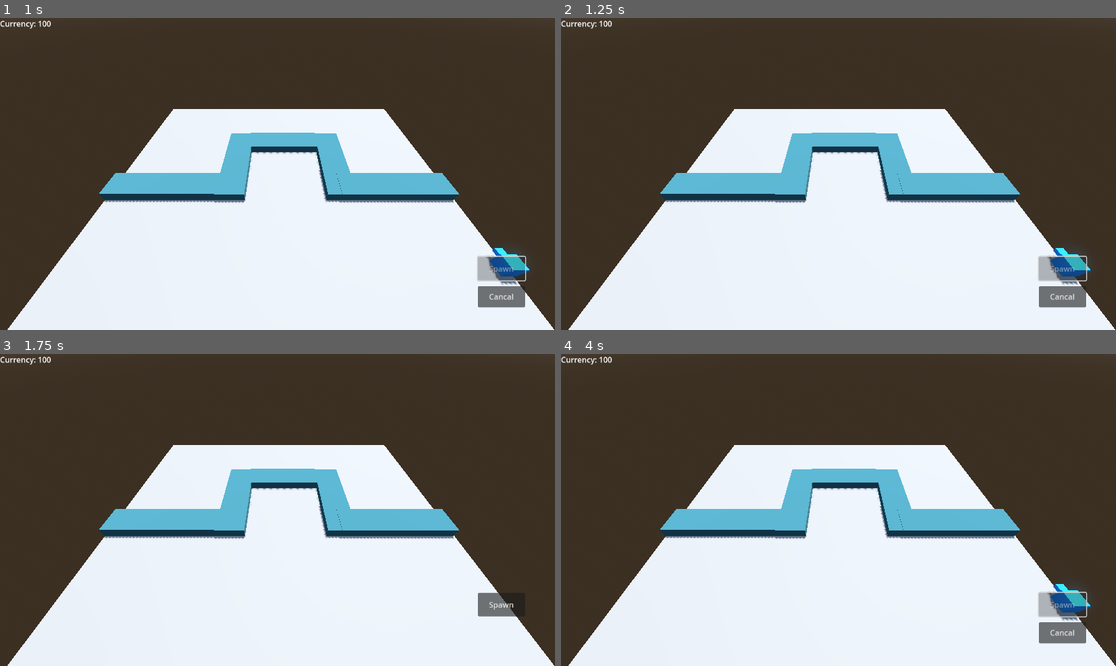
Above: before the commit, frames 1-4 (two rows, left to right).
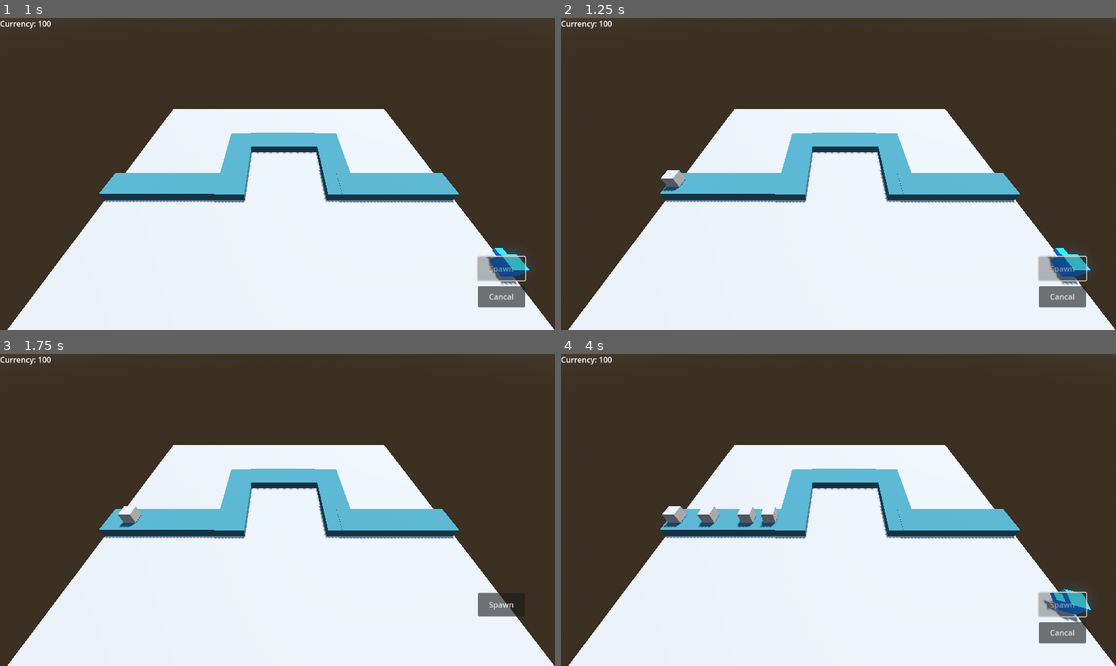
Above: after the commit, the same moments.

Repository: BurnabySouthGameDev/TowerDefence
Game: Godot game, scene res://Scenes/main.tscn
The game is run twice, just before and just after one commit, with the same random seed, the same clock (stepped at 60 frames per second) and the same inputs.
Inputs:
- Up to frame 1 (1 s): click "Spawn" at 0.5 s
- Up to frame 2 (1.25 s): no input
- Up to frame 3 (1.75 s): click "Cancal" at 1.25 s
- Up to frame 4 (4 s): click "Spawn" at 2 s; click "Cancal" at 2.75 s; click "Spawn" at 3.5 s

Frame 1 is identical in both runs. In frame 2, 0.2% of the frame differs, in the area x 17-23%, y 48-56%; in frame 3, 0.2%; in frame 4, 0.9%, in the area x 18-96%, y 48-86%.
Error before the commit: Cannot call method 'add_child' on a null value. (res://Scripts/enemy_spawn.gd:15)

Commit message:
Changed to continue spawn enemy

Diff:
--- a/Scripts/enemy_spawn.gd
+++ b/Scripts/enemy_spawn.gd
@@ -1,17 +1,30 @@
 extends Marker3D
 
 var enemy_scene: PackedScene = preload("res://Scenes/enemy.tscn")
-@export var Path: Path3D
-@onready var enemy_spawn: Marker3D = $"."
+var spawned_number = 0
+
+# Config
+@export var path: Path3D
+
+@onready var enemy_spawn: Marker3D = self
+@onready var spawn_timer: Timer = Timer.new()
 
 func _ready() -> void:
-	spawnenemy()
-
-func _process(delta: float) -> void:
-	pass
+	# Setup timer
+	spawn_timer.one_shot = true
+	add_child(spawn_timer)
+	spawn_timer.connect("timeout", Callable(self, "spawnenemy"))
+	start_spawn_timer()
 
 func spawnenemy():
 	var enemy_instance = enemy_scene.instantiate()
-	Path.add_child(enemy_instance)
-	#enemy_instance.global_position = enemy_spawn.global_position
-	print("spawned enemy")
+	path.add_child(enemy_instance)
+	# enemy_instance.global_position = enemy_spawn.global_position
+	spawned_number += 1
+	print("spawned enemy number: %d" % spawned_number)
+	start_spawn_timer()
+
+func start_spawn_timer():
+	# Spawne time between 0.5-2.0s.
+	var wait_time = randf_range(0.5, 2.0)
+	spawn_timer.start(wait_time)
